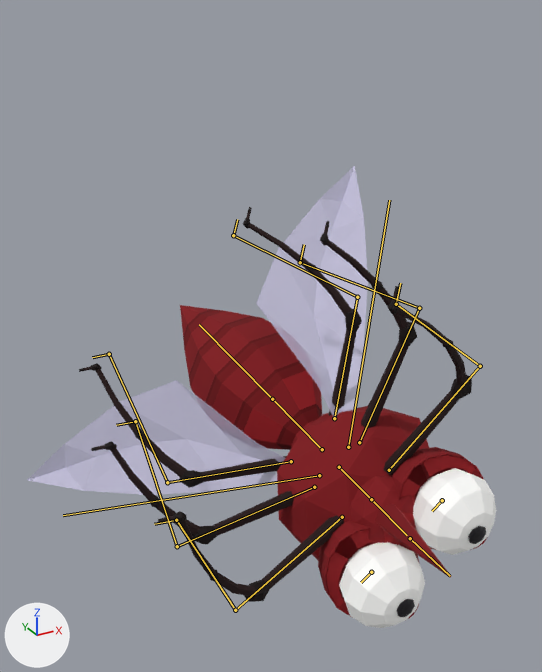
Before and after pictures for a commit that changed the Blender file art_source/unity/characters/mosquito/LMS_Mosquito_alpha.blend.
Before and after are seen from a camera (50 mm lens) standing at (-0.334, -0.445, 0.379) and looking at (-0.04, 0.089, 0.112). Arrows for +X, +Y and +Z are at lower left; the lights stay in place. The older version comes first. Both versions are drawn at frame 5 of the action 'Mosquito_Recover'; the numbers are the values there. The bones that bend it are drawn over the model as lines.

Names of what the first picture shows: 'MosquitoMembranes', 'MosquitoSkin', 'MosquitoVeins'.
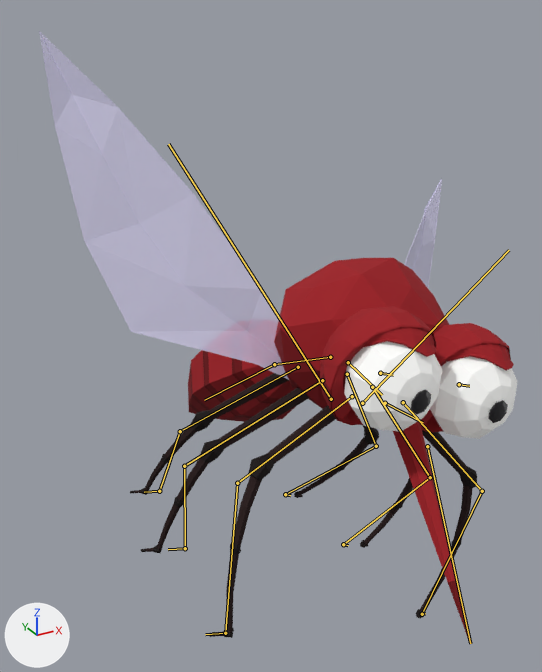
Location of each change, (x1, y1, x2, y2) in pixels of the pictures (542 x 672 px):
'MosquitoSkin', posed (7% narrower, 8% shorter)
    before: (79, 207, 496, 628)
    after: (130, 258, 518, 644)
'MosquitoMembranes', posed (18% wider)
    before: (28, 166, 368, 495)
    after: (39, 31, 442, 379)
'MosquitoVeins', posed (18% wider, 12% taller)
    before: (27, 183, 368, 495)
    after: (39, 32, 442, 380)
bone 'Thorax', root to tip
    before: (339, 467) to (369, 497)
    after: (348, 362) to (382, 395)
bone 'Abdomen01', root to tip
    before: (322, 449) to (272, 399)
    after: (330, 357) to (274, 364)
bone 'Abdomen02', root to tip
    before: (272, 399) to (199, 324)
    after: (274, 364) to (204, 400)
bone 'Wing.L', root to tip
    before: (319, 475) to (63, 515)
    after: (362, 403) to (509, 250)
bone 'Leg101.L', root to tip
    before: (342, 517) to (235, 610)
    after: (403, 402) to (482, 491)
bone 'Leg102.L', root to tip
    before: (235, 610) to (176, 520)
    after: (482, 491) to (422, 614)
bone 'Leg103.L', root to tip
    before: (176, 520) to (154, 524)
    after: (422, 614) to (425, 613)
bone 'Leg201.L', root to tip
    before: (314, 487) to (177, 546)
    after: (372, 387) to (430, 477)
bone 'Leg202.L', root to tip
    before: (177, 546) to (135, 421)
    after: (430, 477) to (343, 544)
bone 'Leg203.L', root to tip
    before: (135, 421) to (116, 425)
    after: (343, 544) to (348, 545)
bone 'Leg301.L', root to tip
    before: (291, 461) to (167, 482)
    after: (347, 374) to (376, 446)
bone 'Leg302.L', root to tip
    before: (167, 482) to (109, 354)
    after: (376, 446) to (285, 494)
bone 'Leg303.L', root to tip
    before: (109, 354) to (92, 357)
    after: (285, 494) to (290, 495)
bone 'Wing.R', root to tip
    before: (348, 447) to (389, 200)
    after: (331, 399) to (168, 144)
bone 'Leg101.R', root to tip
    before: (389, 470) to (480, 366)
    after: (352, 396) to (237, 483)
bone 'Leg102.R', root to tip
    before: (480, 366) to (396, 304)
    after: (237, 483) to (225, 633)
bone 'Leg103.R', root to tip
    before: (396, 304) to (400, 283)
    after: (225, 633) to (205, 634)
bone 'Leg201.R', root to tip
    before: (359, 442) to (419, 308)
    after: (322, 380) to (184, 466)
bone 'Leg202.R', root to tip
    before: (419, 308) to (300, 262)
    after: (184, 466) to (185, 548)
bone 'Leg203.R', root to tip
    before: (300, 262) to (304, 244)
    after: (185, 548) to (168, 549)
bone 'Leg301.R', root to tip
    before: (334, 418) to (357, 297)
    after: (298, 367) to (180, 431)
bone 'Leg302.R', root to tip
    before: (357, 297) to (233, 235)
    after: (180, 431) to (159, 491)
bone 'Leg303.R', root to tip
    before: (233, 235) to (237, 219)
    after: (159, 491) to (144, 492)

The edits, one by one:
Bone 'Thorax' (bone_thorax) moves from (0.0132, 0.0133, -0.0992) to (0.0075, -0.0001, -0.001).
Bone 'Thorax' (bone_thorax) turns from (-10, -142, 2) to (0, -20, -2) degrees about its own x, y and z.
Bone 'Abdomen01' (bone_abdomen01) turns from (-25, 0, 0) to (-4, 0, 0) degrees about its own x, y and z.
Bone 'Abdomen02' (bone_abdomen02) turns from (-5, 0, 0) to (-1, 0, 0) degrees about its own x, y and z.
Bone 'Wing.L' (bone_wing_l) turns from (-20, -1, -38) to (0, -50, 15) degrees about its own x, y and z.
Bone 'Leg101.L' (bone_leg101_l) turns from (7, 9, 25) to (5, 3, 21) degrees about its own x, y and z.
Bone 'Leg102.L' (bone_leg102_l) turns from (-5, -15, -44) to (-9, -13, -36) degrees about its own x, y and z.
Bone 'Leg103.L' (bone_leg103_l) turns from (0, -19, 13) to (1, -16, 11) degrees about its own x, y and z.
Bone 'Leg201.L' (bone_leg201_l) turns from (6, 4, 14) to (5, -1, 12) degrees about its own x, y and z.
Bone 'Leg202.L' (bone_leg202_l) turns from (-12, -4, -33) to (-14, -3, -27) degrees about its own x, y and z.
Bone 'Leg203.L' (bone_leg203_l) turns from (-2, -21, 11) to (-1, -18, 9) degrees about its own x, y and z.
Bone 'Leg301.L' (bone_leg301_l) turns from (6, 1, 15) to (6, -3, 12) degrees about its own x, y and z.
Bone 'Leg302.L' (bone_leg302_l) turns from (-16, 5, -35) to (-17, 5, -29) degrees about its own x, y and z.
Bone 'Leg303.L' (bone_leg303_l) turns from (-1, -22, 13) to (0, -18, 10) degrees about its own x, y and z.
Bone 'Wing.R' (bone_wing_r) turns from (-20, 1, 38) to (0, 50, -15) degrees about its own x, y and z.
Bone 'Leg101.R' (bone_leg101_r) turns from (7, -6, -25) to (5, -3, -21) degrees about its own x, y and z.
Bone 'Leg102.R' (bone_leg102_r) turns from (-8, 20, 42) to (-9, 13, 36) degrees about its own x, y and z.
Bone 'Leg103.R' (bone_leg103_r) turns from (5, 19, -13) to (2, 16, -12) degrees about its own x, y and z.
Bone 'Leg201.R' (bone_leg201_r) turns from (6, -1, -14) to (5, 1, -11) degrees about its own x, y and z.
Bone 'Leg202.R' (bone_leg202_r) turns from (-15, 8, 31) to (-14, 3, 27) degrees about its own x, y and z.
Bone 'Leg203.R' (bone_leg203_r) turns from (4, 21, -9) to (0, 18, -9) degrees about its own x, y and z.
Bone 'Leg301.R' (bone_leg301_r) turns from (6, 3, -14) to (6, 4, -12) degrees about its own x, y and z.
Bone 'Leg302.R' (bone_leg302_r) turns from (-19, 0, 33) to (-17, -5, 29) degrees about its own x, y and z.
Bone 'Leg303.R' (bone_leg303_r) turns from (5, 20, -10) to (1, 18, -10) degrees about its own x, y and z.
